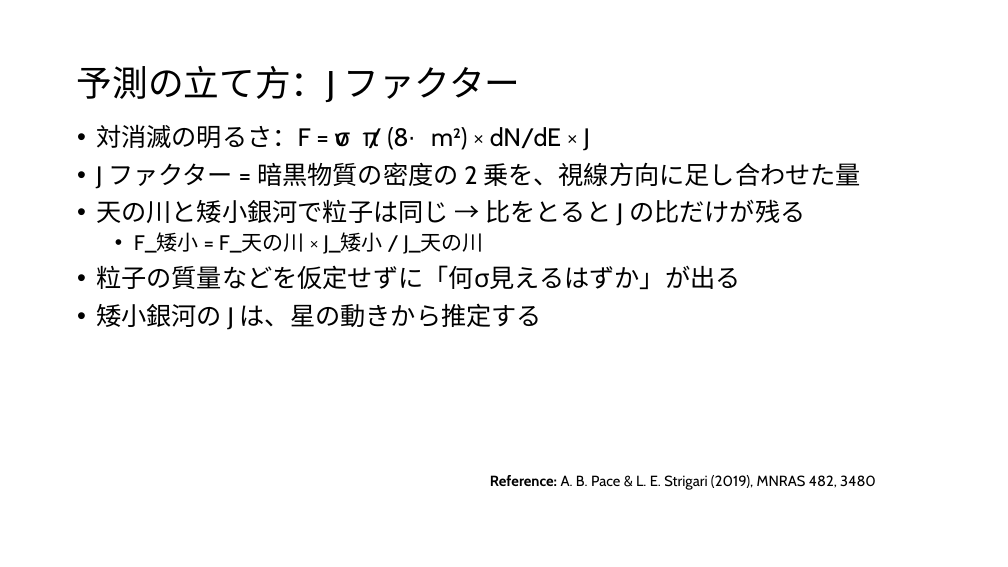
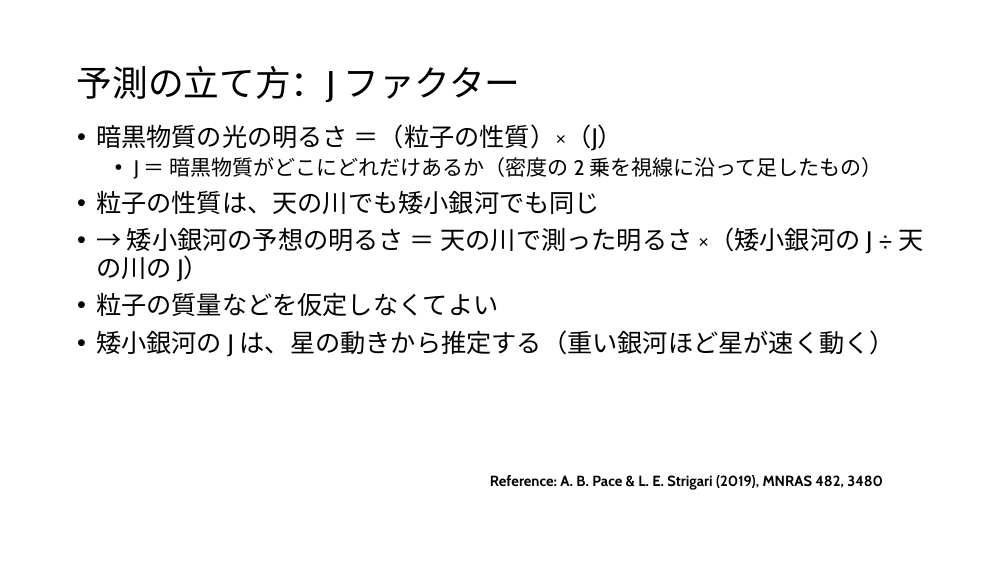
Before and after one commit to Mikann20041029/darkmatter-slides, a slide deck: slide 30 of slides/2026-10-03_研究進捗報告_claude_夕方版.pptx. Drawn at 1008x567 pixels with LibreOffice and Linux fonts; fonts in the diff are those of the drawing. Boxes give left, top, right and bottom in pixels: in the first picture for what was removed or moved away, otherwise in the second. Text is boxed around its words. In the diff, an @@ line names an element or a change of style, - is before the commit and + after.

```diff
--- a/slides/2026-10-03_研究進捗報告_claude_夕方版.pptx
+++ b/slides/2026-10-03_研究進捗報告_claude_夕方版.pptx
@@ text at (96, 124, 924, 357): text changed @@
-• 対消滅の明るさ：F = ⟨σv⟩ / (8π m²) × dN/dE × J
-• J ファクター = 暗黒物質の密度の 2 乗を、視線方向に足し合わせた量
-• 天の川と矮小銀河で粒子は同じ → 比をとると J の比だけが残る
-  • F_矮小 = F_天の川 × J_矮小 / J_天の川
-• 粒子の質量などを仮定せずに「何σ見えるはずか」が出る
-• 矮小銀河の J は、星の動きから推定する
+• 暗黒物質の光の明るさ ＝（粒子の性質）×（J）
+  • J ＝ 暗黒物質がどこにどれだけあるか（密度の 2 乗を視線に沿って足したもの）
+• 粒子の性質は、天の川でも矮小銀河でも同じ
+• → 矮小銀河の予想の明るさ ＝ 天の川で測った明るさ ×（矮小銀河の J ÷ 天の川の J）
+• 粒子の質量などを仮定しなくてよい
+• 矮小銀河の J は、星の動きから推定する（重い銀河ほど星が速く動く）
@@ text "Reference: A. B. Pace & ..." at (490, 475, 883, 490): bold on in "A. B. Pace & L. E. Strigari ..." @@
```
Also in this commit, not shown: 26 other slides changed, 1 slide added.
